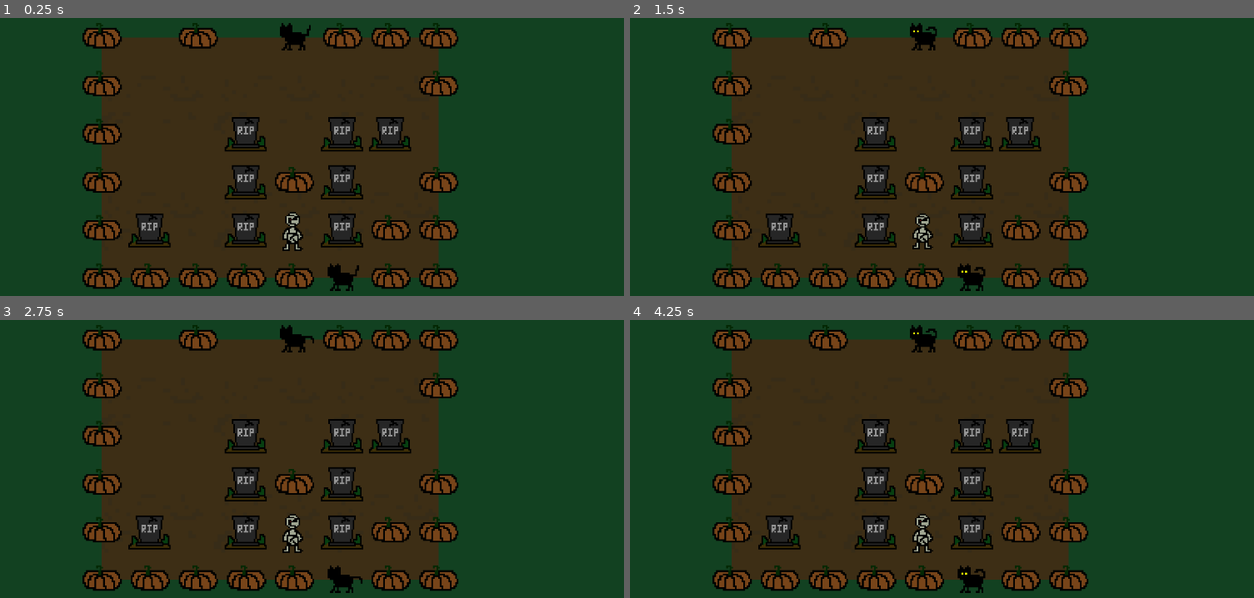
Above: before the commit, frames 1-4 (two rows, left to right).
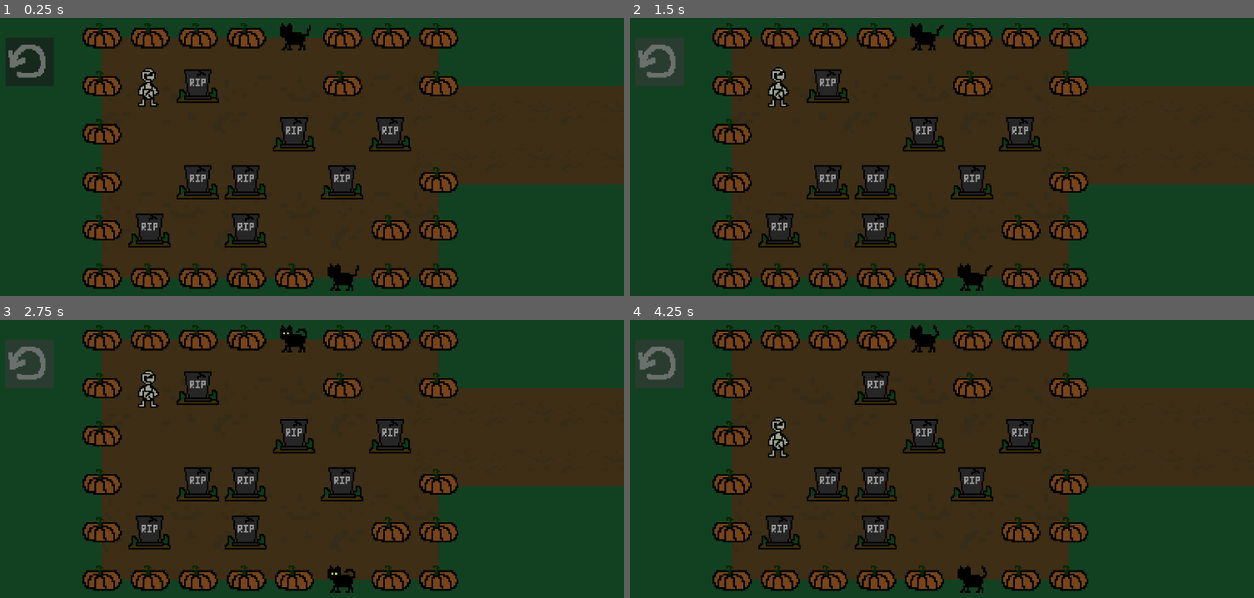
Above: after the commit, the same moments.

Repository: LinkCatList/very_good_game
Game: Godot game, scene res://node_2d.tscn
Two runs of this game, one before a commit and one after it. Both use one fixed random seed, a clock stepped at 60 frames per second and the inputs below.
Inputs (mouse positions are in pixels of both pictures, inside the frame that each line leads up to):
- Up to frame 1 (0.25 s): no input
- Up to frame 2 (1.5 s): click (661, 62) at 0.52 s; click (661, 62) at 1.27 s
- Up to frame 3 (2.75 s): click (31, 364) at 2.02 s
- Up to frame 4 (4.25 s): hold D (move_right) 2.78-3.53 s; hold S (move_down) from 3.53 s (still down)

The runs differ from the first frame. In frame 1, 15% of the frame differs, in the area x 1-100%, y 1-84%; in frame 2, 15%; in frame 3, 15%; in frame 4, 15%, in the area x 1-100%, y 1-93%.

Commit message:
add restart botton

Diff:
--- a/bobrik.gd
+++ b/bobrik.gd
@@ -13,7 +13,6 @@
 	parameters.set_position(point)
 	var result = space_state.intersect_point(parameters, 4)
 
-	print(result)
 
 	if len(result) == 0:
 		node.global_position += offset
--- a/node_2d.tscn
+++ b/node_2d.tscn
@@ -6,6 +6,8 @@
 [ext_resource type="PackedScene" uid="uid://bsranruglqb0k" path="res://grave.tscn" id="3_3qih6"]
 [ext_resource type="PackedScene" uid="uid://0be6od88x3xe" path="res://cat.tscn" id="4_nobhg"]
 [ext_resource type="PackedScene" uid="uid://wj62pkoa0x5a" path="res://wall.tscn" id="4_ra3a6"]
+[ext_resource type="Texture2D" uid="uid://cpfxurttyooo1" path="res://New Piskel (11).png" id="7_2iph2"]
+[ext_resource type="Script" path="res://restart_button.gd" id="7_2m46o"]
 
 [sub_resource type="CompressedTexture2D" id="CompressedTexture2D_uhbpk"]
 
@@ -33,14 +35,21 @@
 texture = ExtResource("1_dny71")
 polygon = PackedVector2Array(-1257.55, -184.505, -1257.55, 475.495, -333.547, 475.495, -333.547, -184.505)
 
+[node name="Polygon2D3" type="Polygon2D" parent="."]
+texture_repeat = 2
+position = Vector2(2063.7, 603.394)
+scale = Vector2(0.646697, 0.408628)
+texture = ExtResource("1_dny71")
+polygon = PackedVector2Array(-1257.55, -184.505, -1257.55, 314.246, -1257.55, 475.495, -333.547, 475.495, -333.547, -184.505)
+
 [node name="Zombak" parent="." instance=ExtResource("1_ikhpv")]
-position = Vector2(923.987, 924)
+position = Vector2(528, 528)
 
 [node name="StaticBody2D" parent="." instance=ExtResource("3_3qih6")]
-position = Vector2(1055.99, 924)
+position = Vector2(924, 660)
 
 [node name="StaticBody2D3" parent="." instance=ExtResource("3_3qih6")]
-position = Vector2(791.987, 792)
+position = Vector2(660, 792)
 
 [node name="StaticBody2D4" parent="." instance=ExtResource("3_3qih6")]
 position = Vector2(792, 924)
@@ -49,19 +58,19 @@
 position = Vector2(1187.99, 660)
 
 [node name="StaticBody2D7" parent="." instance=ExtResource("3_3qih6")]
-position = Vector2(1055.99, 660)
+position = Vector2(1056, 792)
 
 [node name="StaticBody2D8" parent="." instance=ExtResource("3_3qih6")]
 position = Vector2(527.987, 924)
 
 [node name="StaticBody2D5" parent="." instance=ExtResource("3_3qih6")]
-position = Vector2(791.987, 660)
+position = Vector2(660, 528)
 
 [node name="StaticBody2D2" parent="." instance=ExtResource("3_3qih6")]
-position = Vector2(1056, 792)
+position = Vector2(792, 792)
 
 [node name="Wall" parent="." instance=ExtResource("4_ra3a6")]
-position = Vector2(923.987, 792)
+position = Vector2(1056, 528)
 
 [node name="Camera2D" type="Camera2D" parent="."]
 position = Vector2(0, 264)
@@ -128,6 +137,12 @@
 [node name="Wall3" parent="." instance=ExtResource("4_ra3a6")]
 position = Vector2(659.987, 396)
 
+[node name="Wall25" parent="." instance=ExtResource("4_ra3a6")]
+position = Vector2(792, 396)
+
+[node name="Wall26" parent="." instance=ExtResource("4_ra3a6")]
+position = Vector2(528, 396)
+
 [node name="Wall4" parent="." instance=ExtResource("4_nobhg")]
 position = Vector2(1055.99, 1056)
 
@@ -138,3 +153,20 @@
 texture_repeat = 2
 position = Vector2(263.987, 1320)
 texture = SubResource("MeshTexture_afcrt")
+
+[node name="Control" type="Control" parent="."]
+layout_mode = 3
+anchors_preset = 0
+offset_right = 40.0
+offset_bottom = 40.0
+
+[node name="Button" type="Button" parent="Control"]
+layout_mode = 0
+offset_left = 132.0
+offset_top = 396.0
+offset_right = 264.0
+offset_bottom = 528.0
+theme_override_font_sizes/font_size = 32
+icon = ExtResource("7_2iph2")
+expand_icon = true
+script = ExtResource("7_2m46o")
--- /dev/null
+++ b/restart_button.gd
@@ -0,0 +1,8 @@
+extends Button
+
+func _on_restart_button_pressed():
+	var current_scene = get_tree().current_scene
+	get_tree().reload_current_scene()
+
+func _ready():
+	self.pressed.connect(_on_restart_button_pressed)
Binary file added: New Piskel (11).png
Not shown, added: New Piskel (11).png.import
Not shown: 1 places in node_2d.tscn that only renumber resources
